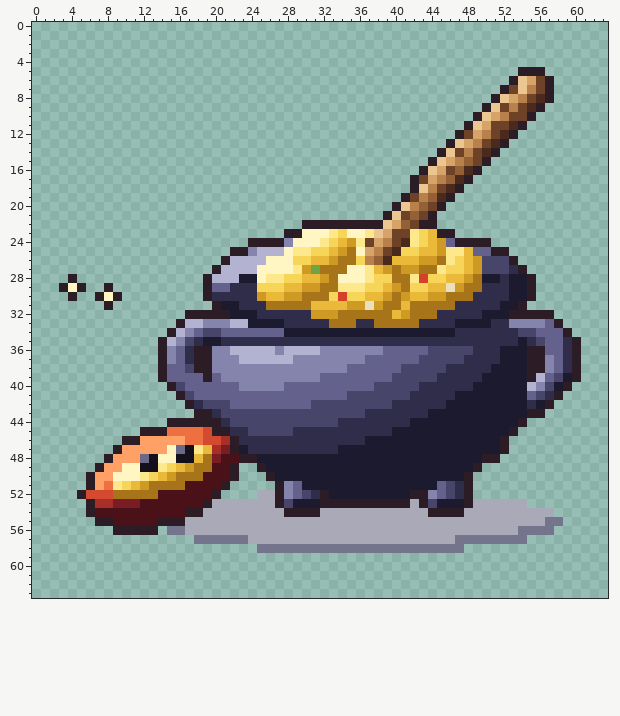
Two versions of one pixel-art file, aseprite-source/v3/items/final/ph/feast-isles-ackee-pot.aseprite. That is the earlier state.
64x64 pixels, 1 frame.
After:
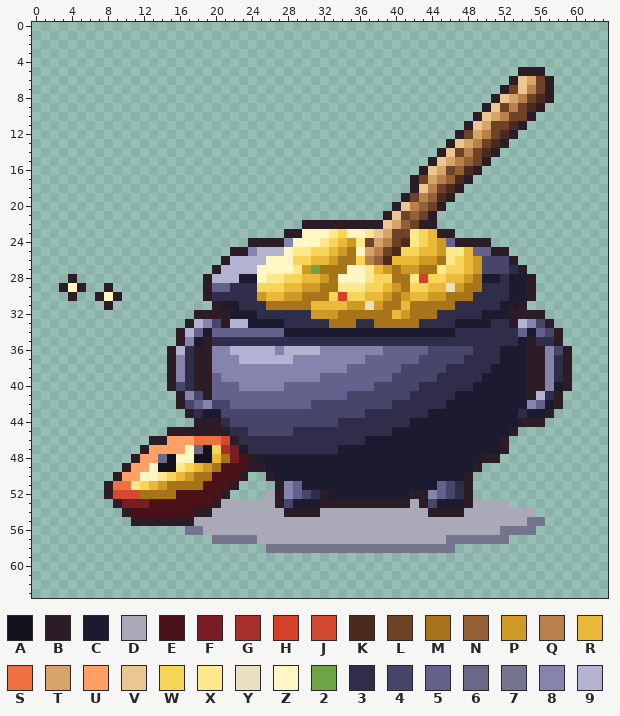
Palette (. is transparent): A #14101c  B #2b1c26  C #1b1a2e  D #aaa9b8  E #4a1218  F #7a1c24  G #a82e2a  H #d4402a  J #d44a30  K #4a2a1c  L #6e4226  M #a8741a  N #946036  P #cf9a24  Q #b8804a  R #eab93a  S #ee7040  T #d6a468  U #ffa066  V #ecc690  W #f7d559  X #fde88c  Y #e8e0c0  Z #fff6c4  2 #6ea446  3 #2f2d4a  4 #47456a  5 #64628c  6 #6a6a88  7 #74758c  8 #8584ad  9 #b3b2d0
Change:
@@ x 0..63 @@
 31 ........B...........BCC333MMMMMRRRRPPYPMMRMMMMM33333CCB.........
-32 .................BBBBBCCC333333PPPMMMMMMRPMMM33333CCCBBBBB......
-33 ................B9988899CCCC33333MMM33MMMMM3333CCCC3388885B.....
-34 ...............B985445555555CCCCCCCCCCCCCCCCCCC333333344555B....
-35 ..............B9843CC333333333333333333333333333333333C34553B...
-36 ..............B853BB88999998999988888885555544444333CCCBB553B...
-37 ..............B853BB88899999988888888555555444443333CCCBB853B...
-38 ..............B554BB8888888888888885555554444433333CCCCBB853B...
-39 ..............B5555B588888888888555555554444433333CCCCCB954CB...
-40 ...............B455555588888555555555544444333333CCCCCC984CB....
-41 ................B455555555555555555444444433333CCCCCCCC543B.....
-42 .................B3444555555555444444444333333CCCCCCCCC3CB......
-43 ..................BB344444444444444443333333CCCCCCCCCCCBB.......
-44 ...............BBBBBB344444444444433333333CCCCCCCCCCCCB.........
-45 ............BBBSSSSJBB334444433333333333CCCCCCCCCCCCCB..........
-46 ..........BBUUUUUSSJJGB33333333333333CCCCCCCCCCCCCCCB...........
-47 .........BUUUUUZ6AXRGFBC3333333333CCCCCCCCCCCCCCCCCCB...........
-48 ........BUUU6AZZAARMFEEBBCCCCCCCCCCCCCCCCCCCCCCCCCBB............
-49 .......BUUZZAAXWRPMMEEB..BCCCCCCCCCCCCCCCCCCCCCCCB..............
-50 ......BUUZZZXWRPMMMEEEB...BCCCCCCCCCCCCCCCCCCCCCB...............
-51 ......BUSXWRPMMMMEEEEB.....B85CCCCCCCCCCCCCCC543B...............
-52 .....BJJJMMMMMEEEEEEB....DDB8543BCCCCCCCCCBB8543B...............
-53 ......BGGFFFEEEEEEEBDDDDDDDB4CCCBBBBBBBBBBDB4CCCBDDDDDD.........
-54 ......BEEEEEEEEEEBBDDDDDDDDDBBBBDDDDDDDDDDDDBBBBDDDDDDDDDD......
-55 .......BBEEEEEBBBDDDDDDDDDDDDDDDDDDDDDDDDDDDDDDDDDDDDDDDD77.....
-56 .........BBBBB.77DDDDDDDDDDDDDDDDDDDDDDDDDDDDDDDDDDDDD7777......
-57 ..................777777DDDDDDDDDDDDDDDDDDDDDDD77777777.........
-58 .........................77777777777777777777777................
+32 ..................BBBBCCC333333PPPMMMMMMRPMMM33333CCCBBBB.......
+33 .................B984B99CCCC33333MMM33MMMMM3333CCCC33B984B......
+34 ................B95C55555555CCCCCCCCCCCCCCCCCCC33333335C54B.....
+35 ................B8CB3333333333333333333333333333333333CB33B.....
+36 ...............B93BB88999998999988888885555544444333CCCBB84B....
+37 ...............B83BB88899999988888888555555444443333CCCBB83B....
+38 ...............B83BB8888888888888885555554444433333CCCCBB83B....
+39 ...............B83BB588888888888555555554444433333CCCCCBB83B....
+40 ...............B43BB55588888555555555544444333333CCCCCCBB8CB....
+41 ................B84B555555555555555444444433333CCCCCCCCB93B.....
+42 ................B45844555555555444444444333333CCCCCCCCC85CB.....
+43 .................B3CC44444444444444443333333CCCCCCCCCC3CCB......
+44 ..................BBB344444444444433333333CCCCCCCCCCCCBBB.......
+45 ...............BBBBBBB334444433333333333CCCCCCCCCCCCCB..........
+46 .............BBUUUSSSJB33333333333333CCCCCCCCCCCCCCCB...........
+47 ............BUUUUZ6AWGFC3333333333CCCCCCCCCCCCCCCCCCB...........
+48 ...........BUU6AZZAARMFEBCCCCCCCCCCCCCCCCCCCCCCCCCBB............
+49 ..........BUUZAAXWRPMEEEBBCCCCCCCCCCCCCCCCCCCCCCCB..............
+50 .........BUUZZXWRPMMEEEB..BCCCCCCCCCCCCCCCCCCCCCB...............
+51 ........BSSXWRPMMMMEEEB....B85CCCCCCCCCCCCCCC543B...............
+52 ........BJJJMMMMEEEEEB....DB8543BCCCCCCCCCBB8543B...............
+53 .........BFFFEEEEEEEBDDDDDDB4CCCBBBBBBBBBBDB4CCCBDDDD...........
+54 ..........BEEEEEEEBBDDDDDDDDBBBBDDDDDDDDDDDDBBBBDDDDDDDD........
+55 ...........BBBBBBBDDDDDDDDDDDDDDDDDDDDDDDDDDDDDDDDDDDDD77.......
+56 .................77DDDDDDDDDDDDDDDDDDDDDDDDDDDDDDDDD7777........
+57 ....................77777DDDDDDDDDDDDDDDDDDDDD7777777...........
+58 ..........................777777777777777777777.................
 59 ................................................................
Pixel boxes of the changes (left, top, right, bottom) in both pictures:
changed: (77, 310, 266, 553)
changed: (509, 310, 581, 427)
changed: (500, 499, 563, 544)
changed: (446, 535, 464, 553)
